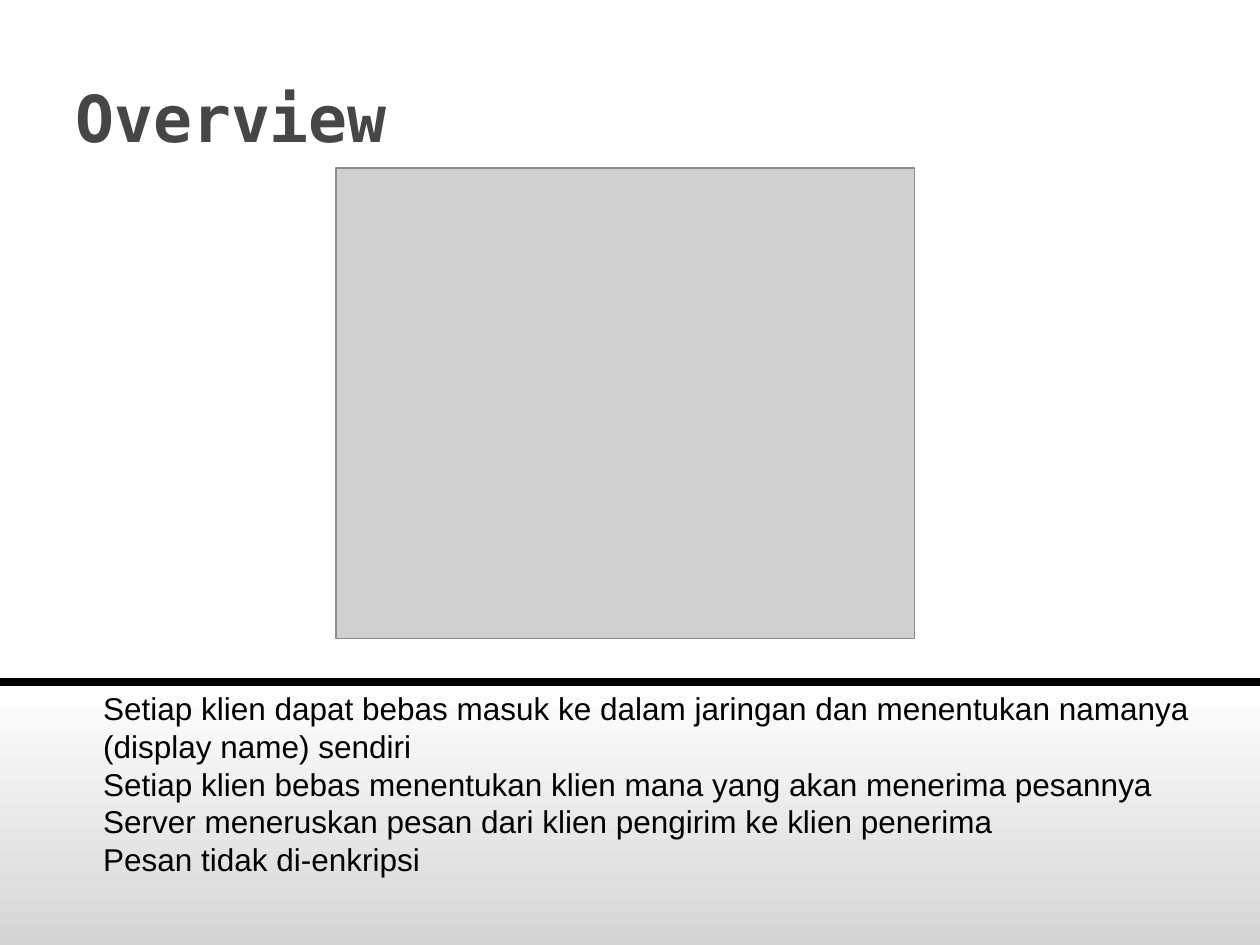
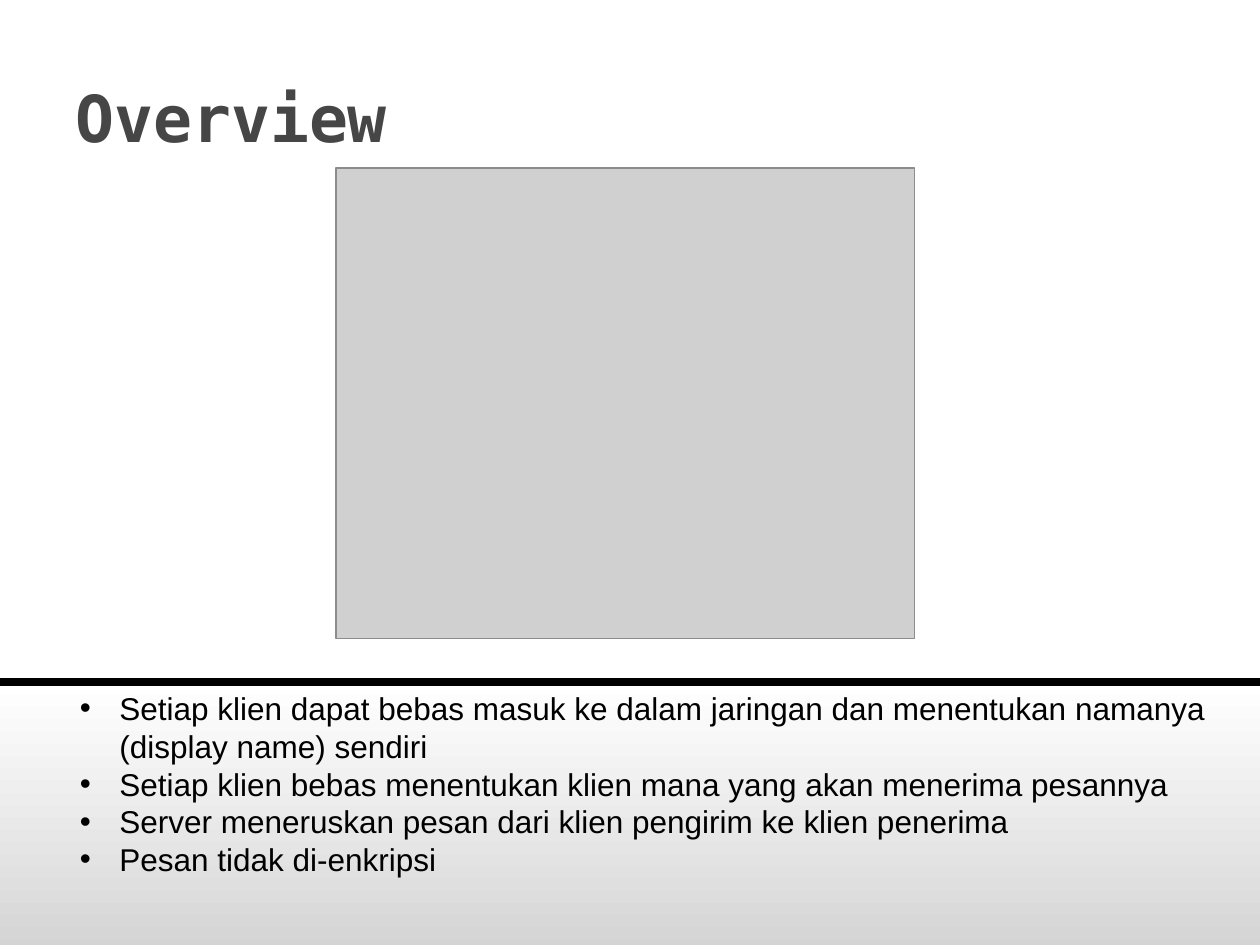
Before and after one commit to briliantnugraha/Project-KIJ-D, a slide deck: slide 2 of Chatting.ppt. Drawn at 1260x945 pixels with LibreOffice and Linux fonts; fonts in the diff are those of the drawing; grey boxes stand for pictures; background and template pictures are left out. Boxes give left, top, right and bottom in pixels: in the first picture for what was removed or moved away, otherwise in the second. Text is boxed around its words. In the diff, an @@ line names an element or a change of style, - is before the commit and + after.

Commit message:
chatting-update
update metode enkripsi, tambah screenshot bukti rc4 faster

```diff
--- a/Chatting.ppt
+++ b/Chatting.ppt
@@ rectangle "Setiap klien dapat bebas masuk ..." at box(0, 683, 1260, 945): bullet none to •; fill gradient #FFFFFF to #747474 to gradient #FFFFFF to #757575 @@
```
Also in this commit, not shown: 3 other slides changed, 3 other files.
